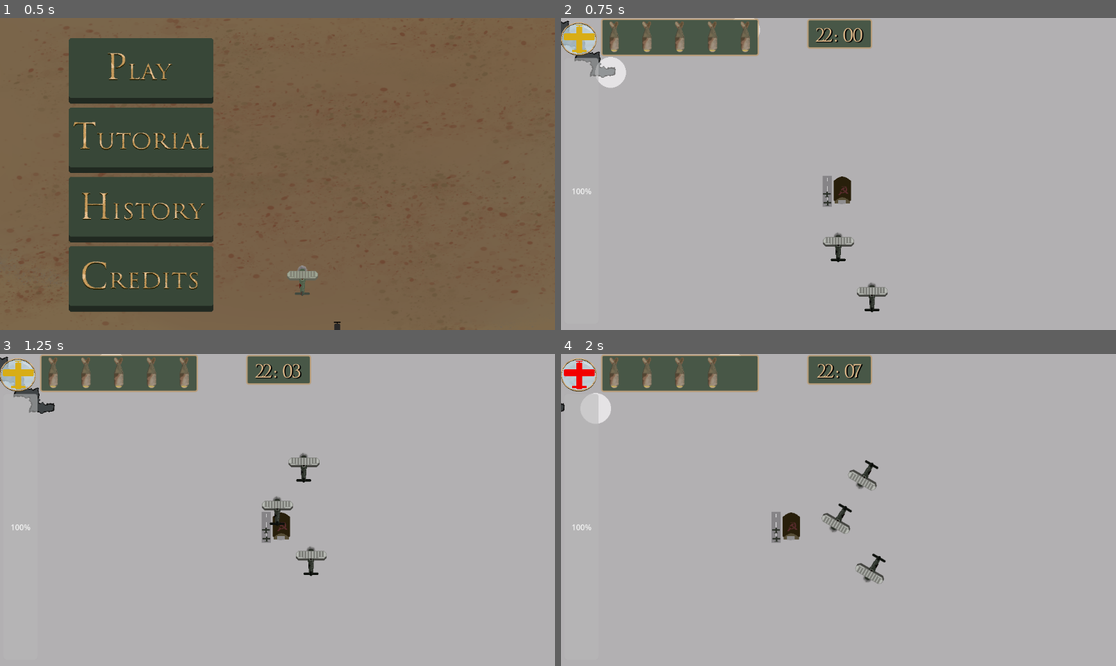
Above: before the commit, frames 1-4 (two rows, left to right).
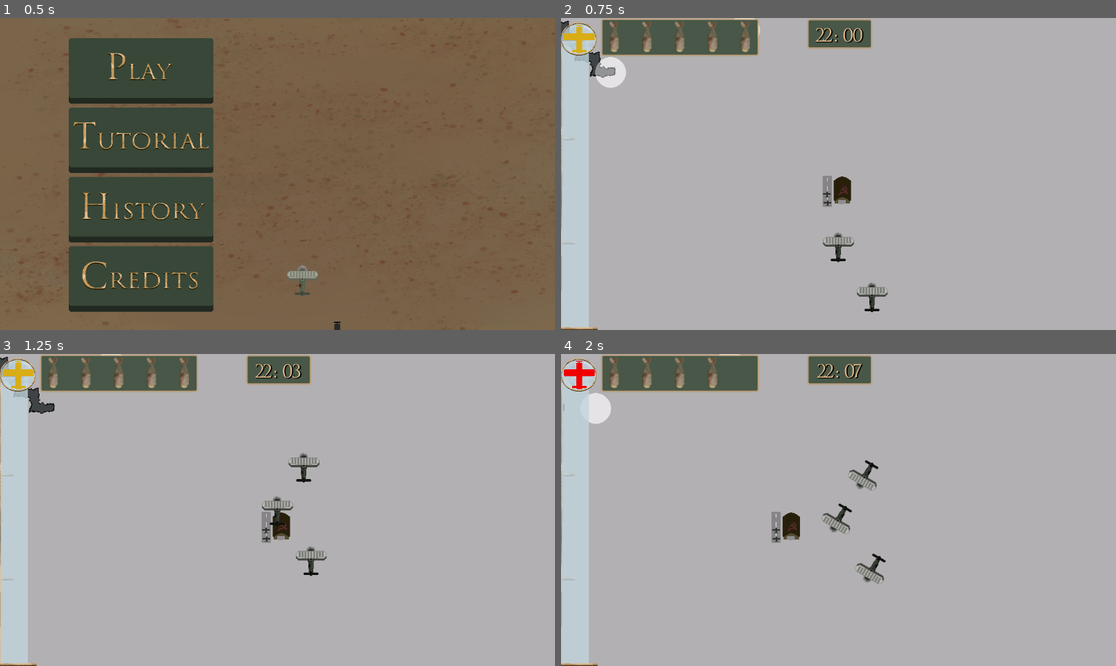
Above: after the commit, the same moments.

Repository: jsteele15/Night-witches
Game: Godot game, scene res://ui/start_menu.tscn
Same seed, same stepped clock (60 frames per second), same inputs: the game is played once before the commit and once after it.
Inputs (mouse positions are in pixels of both pictures, inside the frame that each line leads up to):
- Up to frame 1 (0.5 s): no input
- Up to frame 2 (0.75 s): click (699, 71) at 0.5 s
- Up to frame 3 (1.25 s): no input
- Up to frame 4 (2 s): hold D (right) from 1.28 s (still down); hold Space (bomb) from 1.28 s (still down)

Frame 1 is identical in both runs. In frame 2, 4.4% of the frame differs, in the area x 0-7%, y 7-100%; in frame 3, 4.4%; in frame 4, 4.4%.

Commit message:
ui for alt
- as above so below

Diff:
--- a/night-witches/ui/altitude_bar.gd
+++ b/night-witches/ui/altitude_bar.gd
@@ -1,6 +1,6 @@
 extends Control
 @onready var ui : CanvasLayer = self.get_parent()
-@onready var alt_bar : ProgressBar = $ProgressBar
+@onready var alt_bar : TextureProgressBar = $ProgressBar
 # Called when the node enters the scene tree for the first time.
 func _ready() -> void:
 	alt_bar.step = GameVars.SPEED_LOSE_ALTITUDE
--- a/night-witches/ui/altitude_bar.tscn
+++ b/night-witches/ui/altitude_bar.tscn
@@ -1,7 +1,9 @@
-[gd_scene load_steps=3 format=3 uid="uid://rye13sdxr8wl"]
+[gd_scene load_steps=5 format=3 uid="uid://rye13sdxr8wl"]
 
 [ext_resource type="Script" uid="uid://4pfuiru7fujv" path="res://ui/altitude_bar.gd" id="1_616gt"]
+[ext_resource type="Texture2D" uid="uid://kvidea07rrx5" path="res://assets/img/back.png" id="2_5j2ym"]
 [ext_resource type="Texture2D" uid="uid://bwek3wufva7sr" path="res://assets/img/tutorial arrow.png" id="2_l8db3"]
+[ext_resource type="Texture2D" uid="uid://doyblleg2xhs8" path="res://assets/img/progress.png" id="3_o8slu"]
 
 [node name="altitude bar" type="Control"]
 layout_mode = 3
@@ -15,7 +17,7 @@
 grow_vertical = 2
 script = ExtResource("1_616gt")
 
-[node name="ProgressBar" type="ProgressBar" parent="."]
+[node name="ProgressBar" type="TextureProgressBar" parent="."]
 layout_mode = 1
 anchors_preset = 15
 anchor_right = 1.0
@@ -23,7 +25,10 @@
 grow_horizontal = 2
 grow_vertical = 2
 max_value = 3000.0
+value = 3000.0
 fill_mode = 3
+texture_under = ExtResource("2_5j2ym")
+texture_progress = ExtResource("3_o8slu")
 
 [node name="tutorial hight" type="TextureRect" parent="."]
 visible = false
--- a/night-witches/ui/ui.tscn
+++ b/night-witches/ui/ui.tscn
@@ -12,11 +12,12 @@
 script = ExtResource("1_ks8t7")
 
 [node name="altitude bar" parent="." instance=ExtResource("1_nb4k0")]
-offset_left = 7.0
-offset_top = 83.0
-offset_right = 78.0
-offset_bottom = -13.0
+anchors_preset = 2
+anchor_top = 1.0
+offset_top = -576.0
+offset_bottom = -24.0
 grow_horizontal = 1
+grow_vertical = 0
 
 [node name="timer top" parent="." instance=ExtResource("3_wl5ax")]
 offset_left = 2.0
Binary file added: night-witches/assets/img/back.png
Not shown, added: night-witches/assets/img/back.png.import
Binary file added: night-witches/assets/img/progress.png
Not shown, added: night-witches/assets/img/progress.png.import
